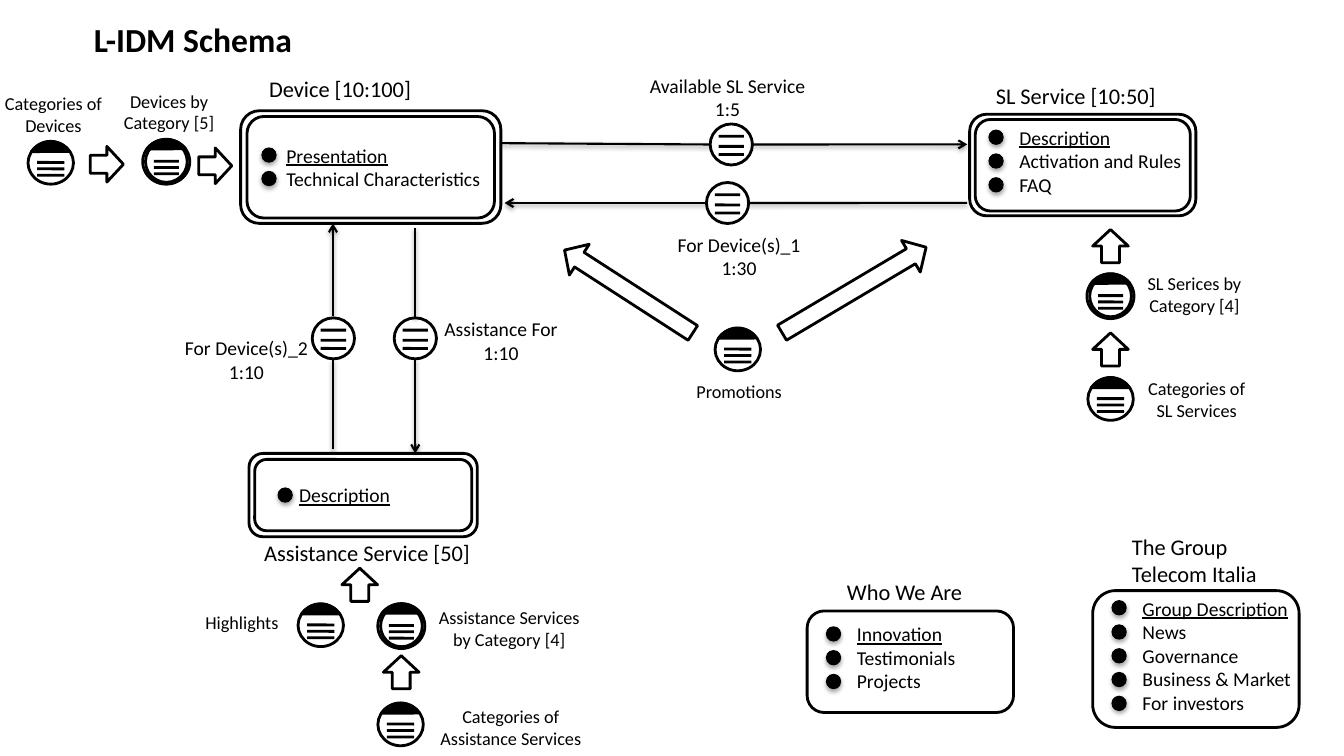
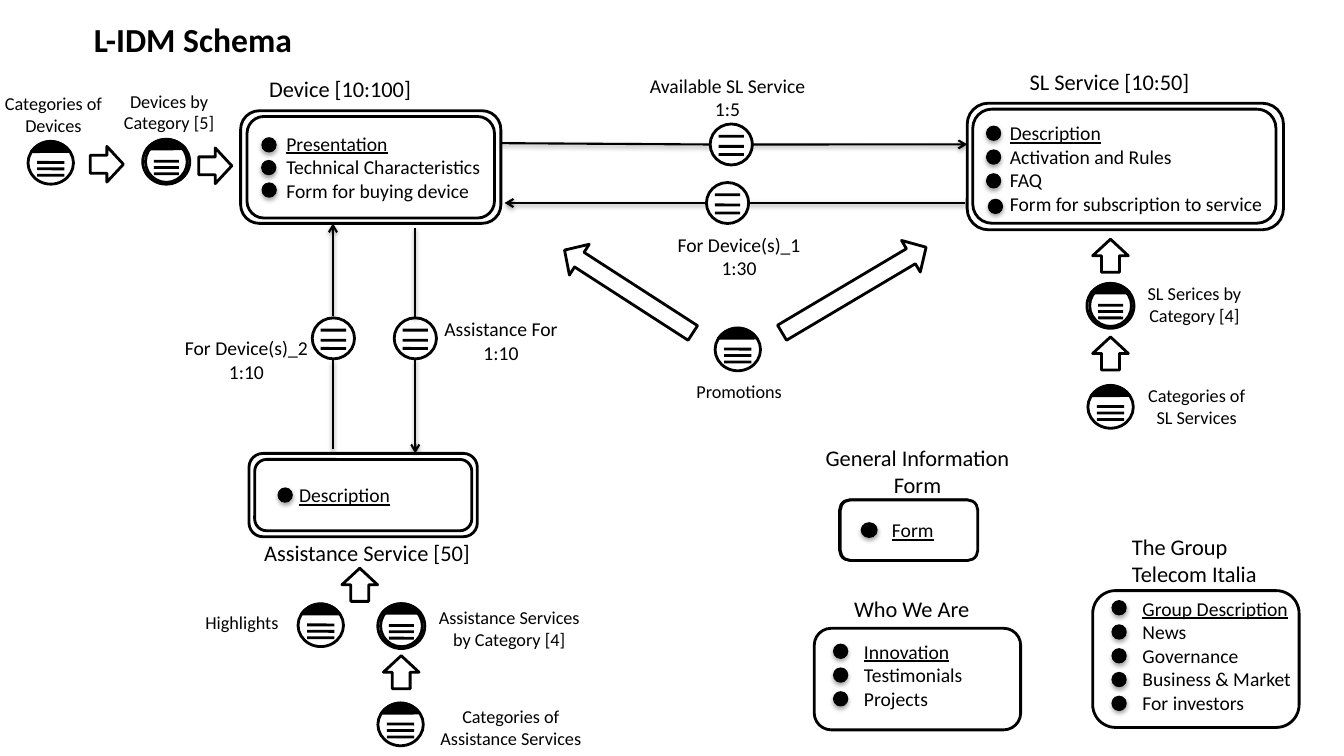
Before and after one commit to AntoMarcus14/HypermediaProject, a slide deck: slide 2 of 1st delivery/C-IDM.pptx. Drawn at 1344x756 pixels with LibreOffice and Linux fonts; fonts in the diff are those of the drawing. Boxes give left, top, right and bottom in pixels: in the first picture for what was removed or moved away, otherwise in the second. Text is boxed around its words. In the diff, an @@ line names an element or a change of style, - is before the commit and + after.

Commit message:
new idm

```diff
--- a/1st delivery/C-IDM.pptx
+++ b/1st delivery/C-IDM.pptx
@@ text "SL Service [10:50]": place and size @@
-text "SL Service [10:50]" at (996, 87, 1156, 107)
+text "SL Service [10:50]" at (1030, 73, 1189, 93)
@@ rounded rectangle: place and size @@
-rounded rectangle at (970, 114, 1196, 216)
+rounded rectangle at (968, 103, 1285, 230)
@@ rounded rectangle: place and size @@
-rounded rectangle at (976, 119, 1191, 211)
+rounded rectangle at (973, 109, 1276, 223)
@@ text "Description": place and size @@
-text "Description" at (1019, 131, 1181, 195)
+text "Description" at (1010, 126, 1262, 214)
@@ ellipse: place and size @@
-ellipse at (262, 148, 276, 162)
+ellipse at (262, 138, 276, 152)
@@ text "Presentation": place and size @@
-text "Presentation" at (286, 149, 480, 186)
+text "Presentation" at (286, 137, 480, 202)
@@ 3 ellipses: place and size @@
-3 ellipses at (989, 130, 1003, 192)
+3 ellipses at (987, 126, 1001, 188)
@@ ellipse: place and size @@
-ellipse at (262, 171, 276, 186)
+ellipse at (262, 160, 276, 174)
@@ ellipse added at (262, 182, 276, 197), fill #000000, outline #000000 0.75 pt @@
@@ text at (286, 184, 468, 202): paragraph added @@
+Form for buying device
@@ ellipse added at (989, 200, 1003, 214), fill #000000, outline #000000 0.75 pt @@
@@ text at (1010, 197, 1262, 214): paragraph added @@
+Form for subscription to service
@@ 6 lines, 3 ellipses, 1 text, 1 chord (boxed as its full ellipse), 1 left arrow: place and size @@
-6 lines, 3 ellipses, 1 text, 1 chord (boxed as its full ellipse), 1 left arrow at (1085, 229, 1242, 420)
+6 lines, 3 ellipses, 1 text, 1 chord (boxed as its full ellipse), 1 left arrow at (1085, 239, 1242, 429)
@@ 1 text, 1 left arrow, 1 chord (boxed as its full ellipse): place and size @@
-1 text, 1 left arrow, 1 chord (boxed as its full ellipse) at (1086, 333, 1245, 435)
+1 text, 1 left arrow, 1 chord (boxed as its full ellipse) at (1086, 337, 1245, 442)
@@ group added at (826, 450, 1009, 561): 2 rounded rectangles, 2 texts, 1 ellipse @@
+General Information Form
+Form
@@ 2 texts, 2 ellipses, 1 rounded rectangle: place and size @@
-2 texts, 2 ellipses, 1 rounded rectangle at (808, 584, 1014, 713)
+2 texts, 2 ellipses, 1 rounded rectangle at (815, 601, 1021, 730)
@@ ellipse: place and size @@
-ellipse at (827, 650, 841, 664)
+ellipse at (834, 668, 848, 683)
```
Also in this commit, not shown: 2 other slides changed.
